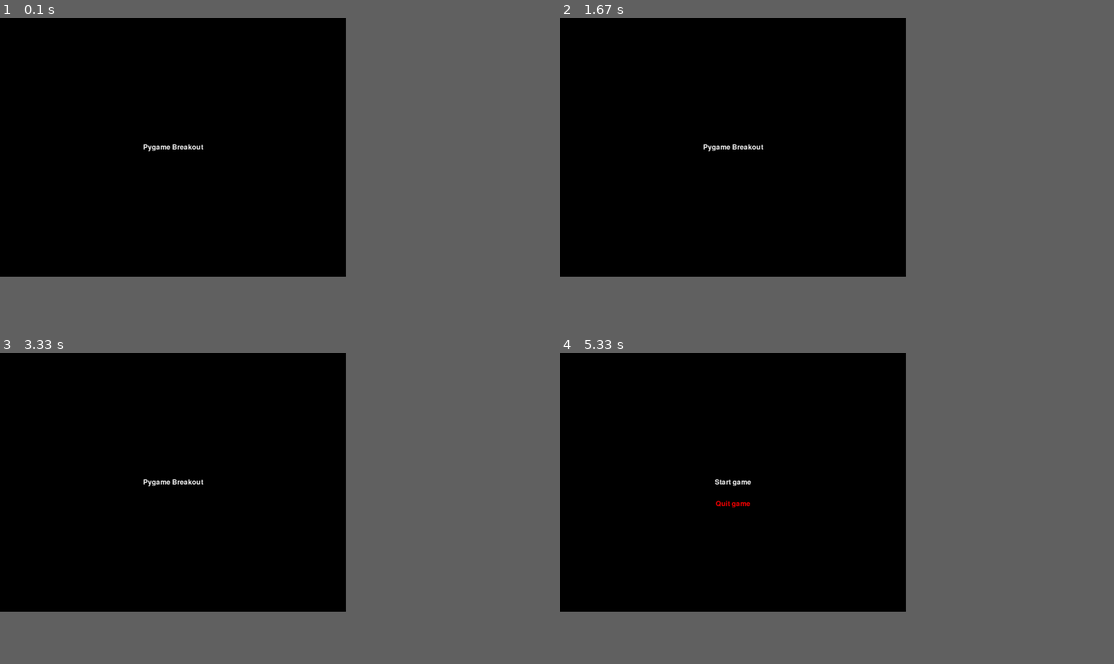
Above: before the commit, frames 1-4 (two rows, left to right).
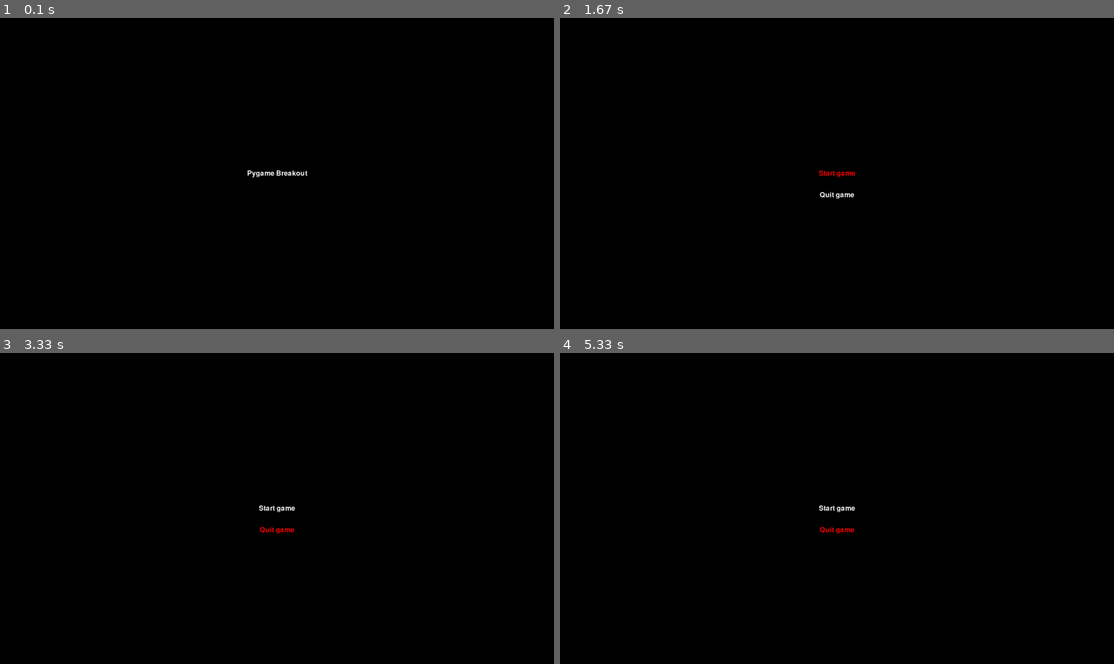
Above: after the commit, the same moments.

Repository: GuilhermeJuventino/Breakout-Pygame
Game: pygame game, started from main.py
Same seed, same stepped clock (60 frames per second), same inputs: the game is played once before the commit and once after it.
Inputs:
- Up to frame 1 (0.1 s): no input
- Up to frame 2 (1.67 s): tap Enter at 0.33, 0.67, 1.5 s; hold Esc 1-1.47 s; hold Right 1-1.47 s
- Up to frame 3 (3.33 s): hold Down 1.83-2.3 s; hold Up 2.33-2.7 s; hold Down 2.73-3.1 s; hold Up from 3.13 s (still down)
- Up to frame 4 (5.33 s): release Up at 3.43 s; hold Down 3.47-3.77 s; hold Up 3.8-4.17 s; hold Down 4.2-4.57 s; hold Up 4.6-4.9 s; hold Down 4.93-5.23 s; hold Up from 5.27 s (still down)
In our replay, the window is 562x421 before the commit and 900x506 after it. These sizes can differ from the game's own. Grey fills any space a smaller window leaves; there, only what the larger window draws over its background counts as a difference.

The runs differ from the first frame. In frame 1, 0.3% of the frame differs, in the area x 25-56%, y 40-52%; in frame 2, 0.3%; in frame 3, 0.3%; in frame 4, 0.3%, in the area x 27-54%, y 40-59%.

Commit message:
Created a basic player class.

Diff:
--- /dev/null
+++ b/constants.py
@@ -0,0 +1,4 @@
+# Game settings
+
+WIDTH = 1280
+HEIGHT = 720
--- /dev/null
+++ b/elements/ball.py
@@ -0,0 +1,21 @@
+import pygame
+import constants as c
+
+from .base import BaseObject
+
+
+class Ball(BaseObject):
+    def __init__(self):
+        super(Ball, self).__init__()
+        self.x = c.WIDTH / 2
+        self.y = c.HEIGHT / 2
+        self.radius = 2
+        self.speed_x = 0
+        self.speed_y = 0
+        self.speed = 5
+
+    def update(self):
+        pass
+
+    def draw(self, window):
+        pass
--- /dev/null
+++ b/elements/base.py
@@ -0,0 +1,17 @@
+import pygame
+
+
+class BaseObject(pygame.sprite.Sprite):
+    def __init__(self):
+        super(BaseObject, self).__init__()
+        self.x = 0
+        self.y = 0
+        self.speed_x = 0
+        self.speed_y = 0
+        self.speed = 0
+
+    def update(self):
+        pass
+
+    def draw(self, window):
+        pass
--- /dev/null
+++ b/elements/player.py
@@ -0,0 +1,42 @@
+import pygame
+import constants as c
+
+from .base import BaseObject
+
+
+class Player(BaseObject):
+    def __init__(self):
+        super(Player, self).__init__()
+        self.x = 1280 / 2
+        self.y = 650
+        self.width = 120
+        self.height = 27
+        self.speed = 5
+        self.speed_x = 0
+        self.rect = pygame.Rect((0, 0), (self.width, self.height))
+        self.rect.center = (self.x, self.y)
+
+    def update(self):
+        self.keystate = pygame.key.get_pressed()
+
+        # Handling player movement
+        if self.keystate[pygame.K_LEFT] and not self.keystate[pygame.K_RIGHT]:
+            self.speed_x = -self.speed
+
+        elif self.keystate[pygame.K_RIGHT] and not self.keystate[pygame.K_LEFT]:
+            self.speed_x = self.speed
+
+        else:
+            self.speed_x = 0
+
+        self.rect.x += self.speed_x
+
+        # Preventing player from leaving the screen
+        if self.rect.right >= c.WIDTH:
+            self.rect.right = c.WIDTH
+
+        elif self.rect.left <= 0:
+            self.rect.left = 0
+
+    def draw(self, window):
+        pygame.draw.rect(window, pygame.Color("white"), self.rect)
--- a/main.py
+++ b/main.py
@@ -1,4 +1,5 @@
 import pygame, sys
+import constants as c
 
 # importing the game states
 from states.menu import Menu
@@ -9,7 +10,8 @@
 
 # initializing pygame and setting the screen resolution
 pygame.init()
-window = pygame.display.set_mode((800, 600))
+window = pygame.display.set_mode((c.WIDTH, c.HEIGHT))
+pygame.display.set_caption("Pygame Breakout")
 
 # Game states
 states = {
--- a/states/gameplay.py
+++ b/states/gameplay.py
@@ -1,34 +1,25 @@
 import pygame
+from elements import player
 from .base import BaseState
 
 
 class GamePlay(BaseState):
     def __init__(self):
         super(GamePlay, self).__init__()
-        self.rect = pygame.Rect((0, 0), (80, 80))
-        self.rect.center = self.window_rect.center
         self.next_state = "GAMEOVER"
+        self.player = player.Player()
 
     def get_event(self, event):
         if event.type == pygame.QUIT:
             self.quit = True
 
         elif event.type == pygame.KEYUP:
-            if event.key == pygame.K_UP:
-                self.rect.move_ip(0, -10)
-
-            if event.key == pygame.K_DOWN:
-                self.rect.move_ip(0, 10)
-
-            if event.key == pygame.K_LEFT:
-                self.rect.move_ip(-10, 0)
-
-            if event.key == pygame.K_RIGHT:
-                self.rect.move_ip(10, 0)
-
-            if event.key == pygame.K_SPACE:
+            if event.key == pygame.K_ESCAPE:
                 self.done = True
 
     def draw(self, window):
         window.fill(pygame.Color("black"))
-        pygame.draw.rect(window, pygame.Color("blue"), self.rect)
+        self.player.draw(window)
+
+    def update(self, dt):
+        self.player.update()
--- a/states/splash.py
+++ b/states/splash.py
@@ -10,6 +10,14 @@
         self.next_state = "MENU"
         self.time_active = 0
 
+    def get_event(self, event):
+        if event.type == pygame.QUIT:
+            self.quit = True
+
+        if event.type == pygame.KEYUP:
+            if event.key == pygame.K_RETURN:
+                self.done = True
+
     def update(self, dt):
         self.time_active += dt
 
Empty file added: elements/block.py
Not shown, changed: todo
